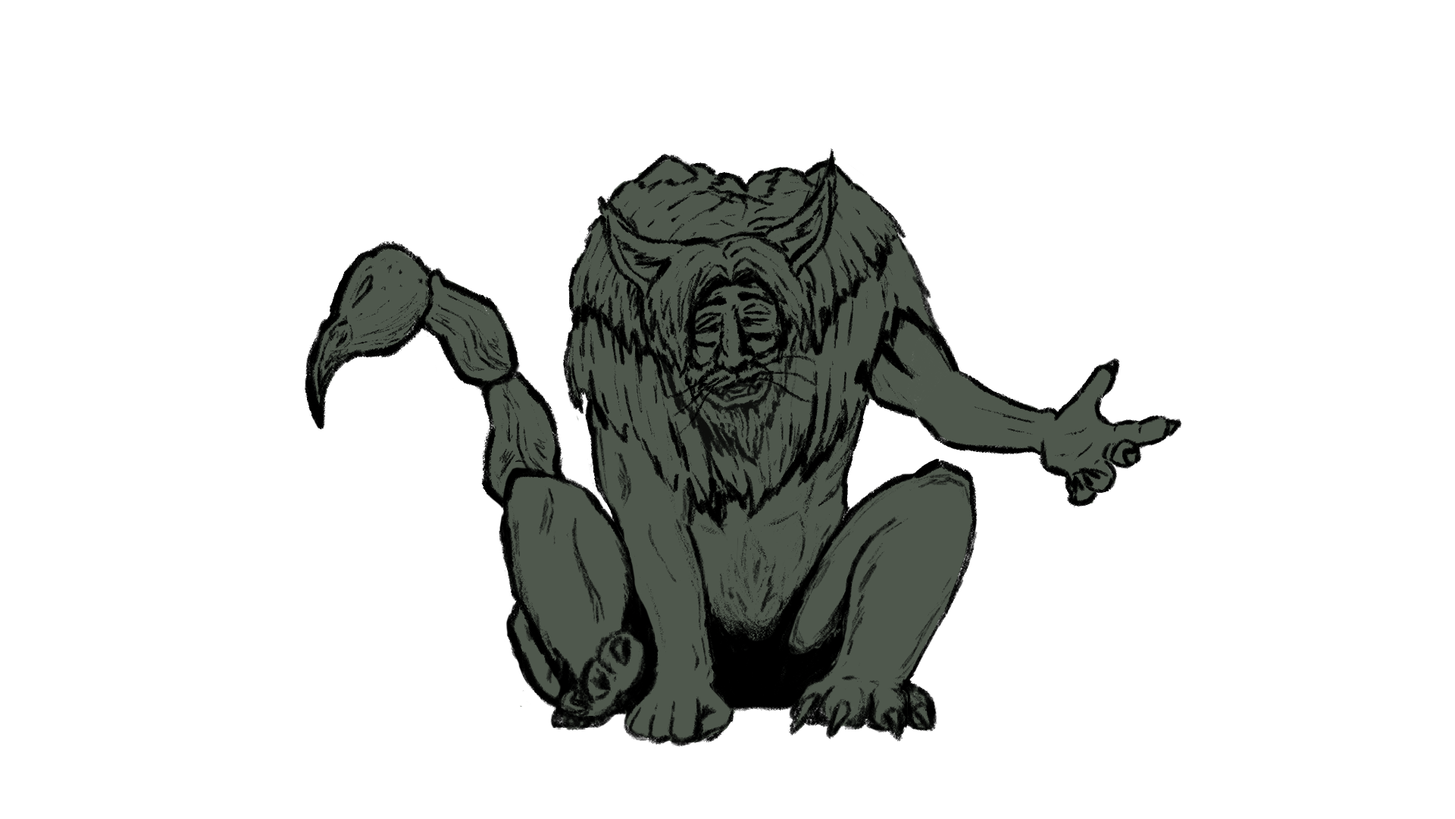
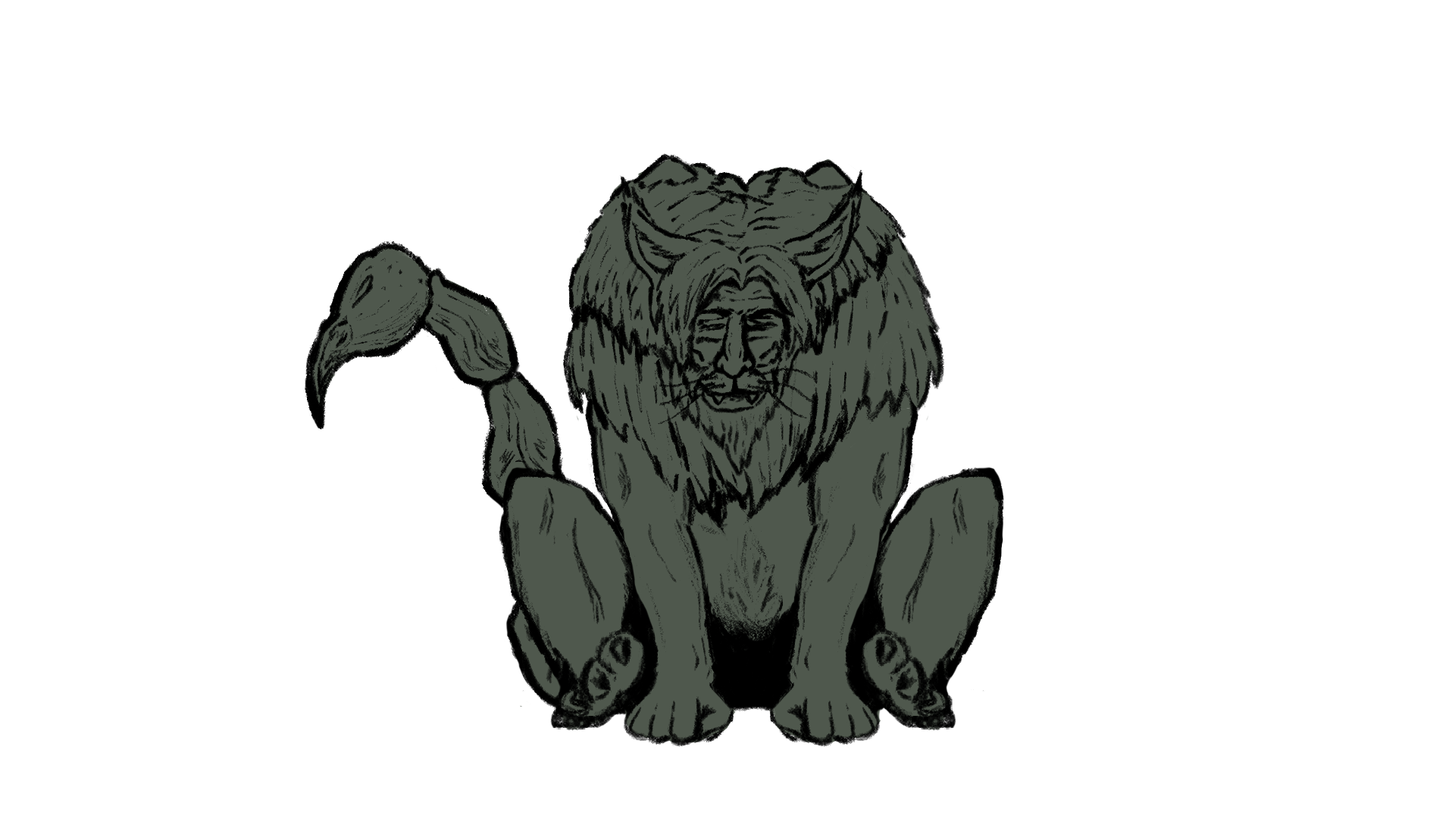
Revision of a layered 1455×819 image; what changed, layer by layer:
hid group "Happy" (17 layers) over [596, 148, 1182, 749]
added group "Idle" with 13 layers in group "Manticore" over [596, 153, 1005, 749]
added group "head" (2nd of 2, in "Manticore" › "Idle") with 2 layers in group "Idle" over [620, 169, 865, 477]
added layer "Forehead" (2nd of 2, in "Manticore" › "Idle" › "head") in group "head" over [620, 169, 865, 425]
added layer "Mouth" (2nd of 2, in "Manticore" › "Idle" › "head") in group "head" over [668, 341, 796, 477]
added layer "upperBody" (2nd of 2, in "Manticore" › "Idle") in group "Idle" over [596, 153, 946, 532]
added layer "LegDx" in group "Idle" over [852, 466, 1005, 731]
added layer "body" (2nd of 2, in "Manticore" › "Idle") in group "Idle" over [651, 357, 980, 749]
added group "tail" (4th of 6, in "Manticore" › "Idle") with 5 layers in group "Idle" over [604, 240, 678, 425]
